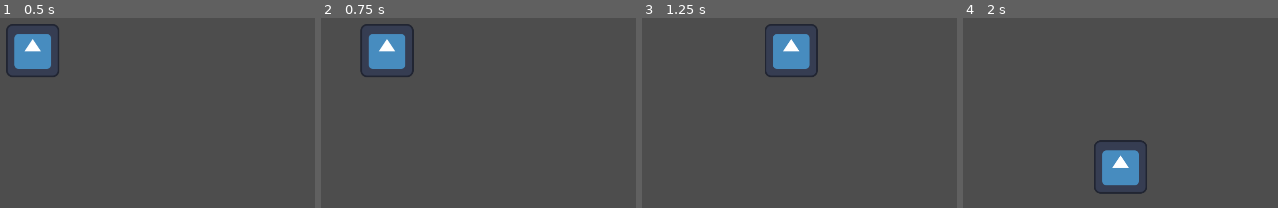
Above: before the commit, frames 1-4 (left to right).
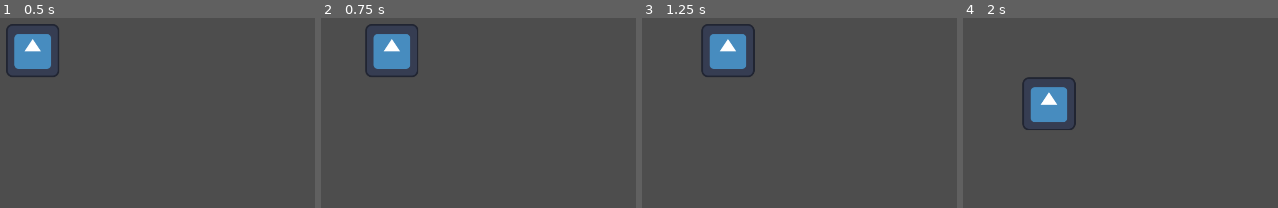
Above: after the commit, the same moments.

Repository: CrazyKamel/ggjMask
Game: Godot game, scene res://main.tscn
Same seed, same stepped clock (60 frames per second), same inputs: the game is played once before the commit and once after it. The engine's default icon, where the game draws it, is replaced by a stand-in: a white triangle on a blue panel in a dark square.
Inputs:
- Up to frame 1 (0.5 s): no input
- Up to frame 2 (0.75 s): tap Enter at 0.5 s; hold Right (Right) from 0.53 s (still down)
- Up to frame 3 (1.25 s): keep holding Right (Right)
- Up to frame 4 (2 s): release Right (Right) at 1.28 s; hold Down (Down) from 1.28 s (still down)

Frame 1 is identical in both runs. In frame 2, 1.5% of the frame differs, in the area x 12-31%, y 3-32%; in frame 3, 5.7%, in the area x 18-56%, y 3-32%; in frame 4, 5.7%.

Commit message:
movement en grid

Diff:
--- a/player_movement.gd
+++ b/player_movement.gd
@@ -1,13 +1,34 @@
 extends CharacterBody2D
 
-@export var step_length = 400
+@export var step_length = 128
+@export var speed = 250
 
-func get_input():
-	var input_direction = Input.get_vector("Left", "Right", "Up", "Down")
-	velocity = input_direction * step_length
+var target = position
 
+func _process(delta):
+	if velocity == Vector2(0,0):
+		if Input.is_action_just_pressed("Right"):
+			target.x = position.x + step_length
+			#position = target
+		elif Input.is_action_just_pressed("Left"):
+			target.x = position.x - step_length
+			#position = target
+		elif Input.is_action_just_pressed("Up"):
+			target.y = position.y - step_length
+			#position = target
+		elif Input.is_action_just_pressed("Down"):
+			target.y = position.y + step_length
+			#position = target
 
 
 func _physics_process(delta):
-	get_input()
+	velocity = position.direction_to(target) * speed
+	if position.distance_to(target) > 10:
+		move_and_slide()
+	else:
+		position = target
+		velocity = Vector2(0,0)
+
+#func move():
+	#position = target
 	move_and_slide()
Not shown, added: main.tscn2309275087.tmp
Not shown, added: main.tscn2324398453.tmp
